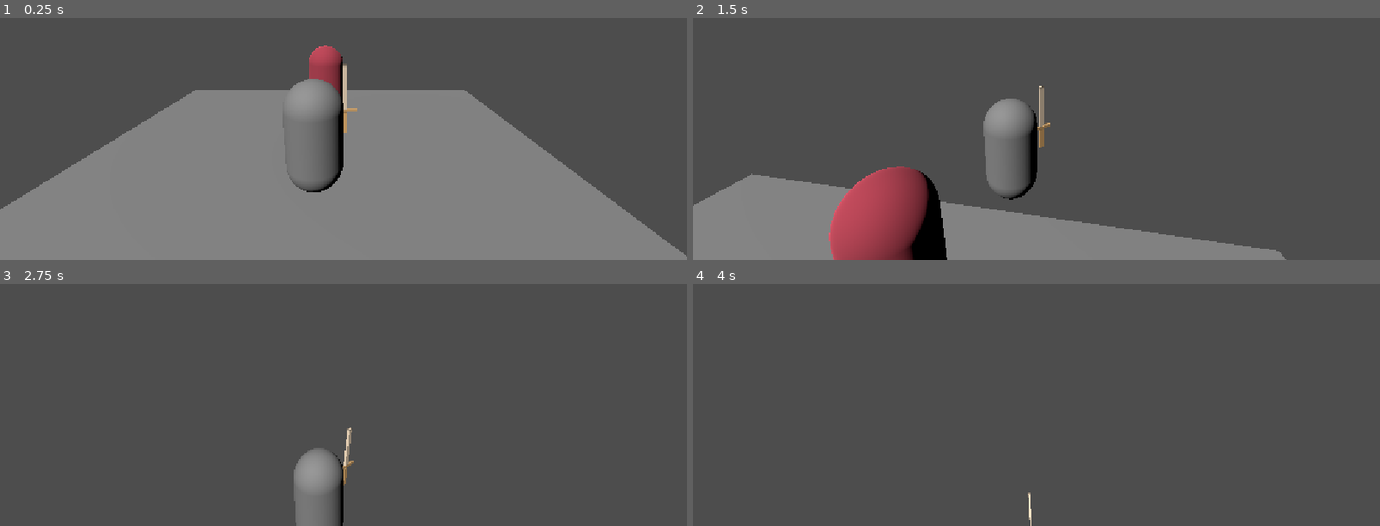
Above: before the commit, frames 1-4 (two rows, left to right).
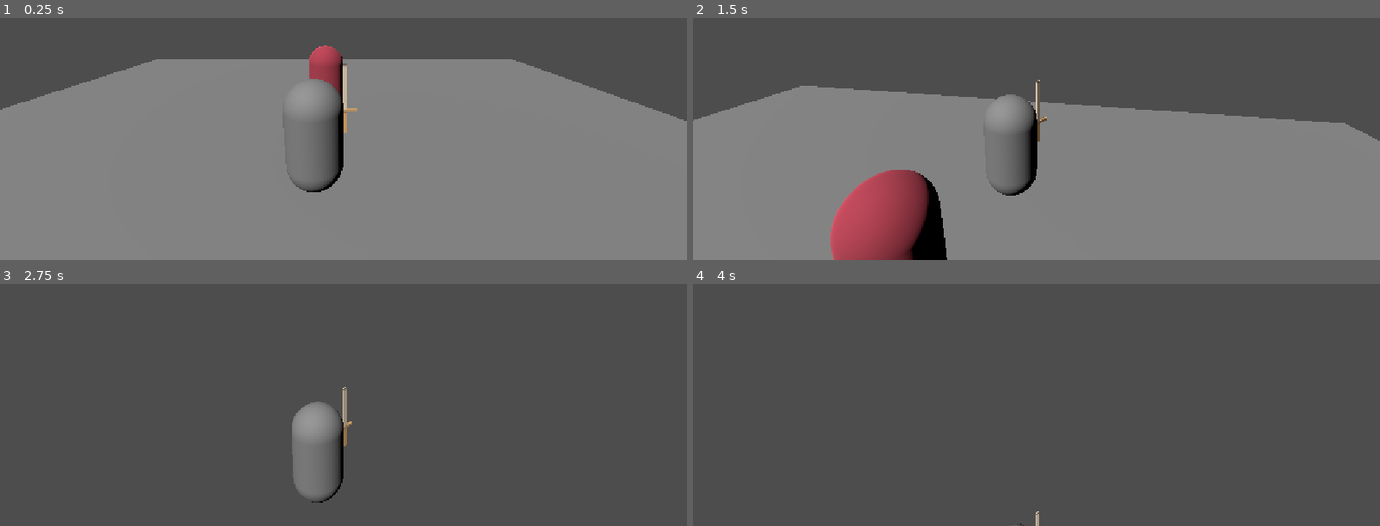
Above: after the commit, the same moments.

Repository: felipeallen20/valero-arpg
Game: Godot game, scene res://scenes/world.tscn
The game is run twice, just before and just after one commit, with the same random seed, the same clock (stepped at 60 frames per second) and the same inputs. The project has no main scene, so this scene is started directly.
Inputs (mouse positions are in pixels of both pictures, inside the frame that each line leads up to):
- Up to frame 1 (0.25 s): no input
- Up to frame 2 (1.5 s): move the mouse to (1070, 66) at 0.52 s; press the mouse at (1070, 66) at 0.53 s; hold W (forward) from 0.53 s (still down); tap Space (jump) at 0.77 s; move the mouse to (1002, 68) at 1.27 s; release the mouse at (1002, 68) at 1.28 s; click (1002, 68) at 1.35 s
- Up to frame 3 (2.75 s): keep holding W (forward); tap Space (jump) at 1.52 s; move the mouse to (357, 325) at 2.02 s; press the mouse at (357, 325) at 2.03 s
- Up to frame 4 (4 s): keep holding W (forward); move the mouse to (1029, 339) at 2.77 s; release the mouse at (1029, 339) at 2.78 s; click (1029, 339) at 2.85 s; tap Space (jump) at 3.02, 3.77 s; move the mouse to (1084, 337) at 3.52 s; press the mouse at (1084, 337) at 3.53 s

The runs differ from the first frame. In frame 1, 25% of the frame differs, in the area x 0-100%, y 17-99%; in frame 2, 43%, in the area x 0-100%, y 25-100%; in frame 3, 2.8%; in frame 4, less than 0.1%.

Commit message:
Now the player turns toward the camera direction

Diff:
--- a/valero/project.godot
+++ b/valero/project.godot
@@ -51,6 +51,11 @@
 "events": [Object(InputEventMouseButton,"resource_local_to_scene":false,"resource_name":"","device":-1,"window_id":0,"a …(253 unchanged characters)…
 ]
 }
+dodge={
+"deadzone": 0.2,
+"events": [Object(InputEventKey,"resource_local_to_scene":false,"resource_name":"","device":-1,"window_id":0,"alt_pressed":false,"shift_pressed":false,"ctrl_pressed":false,"meta_pressed":false,"pressed":false,"keycode":0,"physical_keycode":4194325,"key_label":0,"unicode":0,"location":0,"echo":false,"script":null)
+]
+}
 
 [physics]
 
--- a/valero/scenes/weapons/practice_sword.tscn
+++ b/valero/scenes/weapons/practice_sword.tscn
@@ -35,7 +35,7 @@
 
 [sub_resource type="Animation" id="Animation_auo53"]
 resource_name = "attack"
-length = 0.75
+length = 0.31
 tracks/0/type = "value"
 tracks/0/imported = false
 tracks/0/enabled = true
@@ -43,7 +43,7 @@
 tracks/0/interp = 1
 tracks/0/loop_wrap = true
 tracks/0/keys = {
-"times": PackedFloat32Array(0.12, 0.18, 0.25, 0.28, 0.35, 0.45, 0.55, 0.6, 0.72),
+"times": PackedFloat32Array(0.03333334, 0.06666667, 0.099999994, 0.13333334, 0.16666667, 0.2, 0.23333335, 0.26666668, 0.3),
 "transitions": PackedFloat32Array(1, 1, 1, 1, 1, 1, 1, 1, 1),
 "update": 0,
 "values": [Vector3(0, 0, -0.2617994), Vector3(0, 0.43633232, -0.2617994), Vector3(0, 0.43633232, -0.5235988), Vector3(0 …(191 unchanged characters)…
@@ -55,7 +55,7 @@
 tracks/1/interp = 1
 tracks/1/loop_wrap = true
 tracks/1/keys = {
-"times": PackedFloat32Array(0.43333334, 0.56666666),
+"times": PackedFloat32Array(0.2, 0.26666668),
 "transitions": PackedFloat32Array(1, 1),
 "values": [{
 "args": [],
--- a/valero/scenes/world.tscn
+++ b/valero/scenes/world.tscn
@@ -15,11 +15,11 @@
 [node name="Platform" type="StaticBody3D" parent="." unique_id=1795037796]
 
 [node name="CollisionShape3D" type="CollisionShape3D" parent="Platform" unique_id=343372675]
-transform = Transform3D(10, 0, 0, 0, 0.5, 0, 0, 0, 10, 0, 0, 0)
+transform = Transform3D(20, 0, 0, 0, 0.5, 0, 0, 0, 20, 0, 0, 0)
 shape = SubResource("BoxShape3D_wwd58")
 
 [node name="MeshInstance3D" type="MeshInstance3D" parent="Platform" unique_id=1545893627]
-transform = Transform3D(10, 0, 0, 0, 0.5, 0, 0, 0, 10, 0, 0, 0)
+transform = Transform3D(20, 0, 0, 0, 0.5, 0, 0, 0, 20, 0, 0, 0)
 mesh = SubResource("BoxMesh_nb4d6")
 
 [node name="DirectionalLight3D" type="DirectionalLight3D" parent="." unique_id=1388006012]
--- a/valero/scripts/player/player.gd
+++ b/valero/scripts/player/player.gd
@@ -26,11 +26,12 @@
 const COYOTE_TIME := 0.12        # Segundos de gracia tras dejar el suelo.
 const JUMP_BUFFER_TIME := 0.12   # Segundos que se recuerda una pulsación de salto.
 
-const TURN_SPEED := 18.0         # Rapidez con la que el modelo mira hacia la marcha.
+const TURN_SPEED := 18.0         # Rapidez con la que el cuerpo encara hacia la marcha.
+var dodge_speed := 8.0
+const dodge_iframes := 7.5
 
 # --- Referencias ---
 @onready var _camera_pivot: Node3D = $ThirdPerson
-@onready var _model: Node3D = $Model
 @onready var _weapon: Weapon = $PracticeSword   # ← ajusta a tu ruta real
 
 # --- Estado ---
@@ -57,7 +58,7 @@
 	var direction := _input_direction()
 	_apply_horizontal_movement(direction, delta)
 	move_and_slide()
-	_turn_model(direction, delta)
+	_turn_body(direction, delta)
 
 
 # --- Salto ---
@@ -119,14 +120,20 @@
 	velocity.z = horizontal.z
 
 
-# --- Orientación del modelo ---
-# El frente del modelo es -Z (convención de Godot). Se interpola el giro para
-# que el personaje mire hacia donde avanza sin dar giros bruscos.
-func _turn_model(direction: Vector3, delta: float) -> void:
-	if direction == Vector3.ZERO:
-		return
-	var target_angle := atan2(-direction.x, -direction.z)
-	_model.rotation.y = lerp_angle(_model.rotation.y, target_angle, 1.0 - exp(-TURN_SPEED * delta))
+# --- Orientación del cuerpo ---
+# El frente del cuerpo es -Z (convención de Godot). Se interpola el giro para
+# que el personaje mire hacia donde avanza sin dar giros bruscos. Cuando no hay
+# desplazamiento, encara hacia donde mira la cámara para acompañar su giro.
+#
+# Se rota el Player completo (y no solo $Model) porque la espada cuelga del
+# Player: así modelo y arma giran juntos y el giro se ve en pantalla.
+func _turn_body(direction: Vector3, delta: float) -> void:
+	var facing := direction
+	if facing == Vector3.ZERO:
+		# "Adelante" es hacia donde mira la cámara (misma convención que _input_direction).
+		facing = Basis(Vector3.UP, _camera_pivot.global_rotation.y) * Vector3.FORWARD
+	var target_angle := atan2(-facing.x, -facing.z)
+	rotation.y = lerp_angle(rotation.y, target_angle, 1.0 - exp(-TURN_SPEED * delta))
 
 # --- Ataque ---
 # Mantener el clic encadena ataques; el cooldown del arma marca el ritmo.
